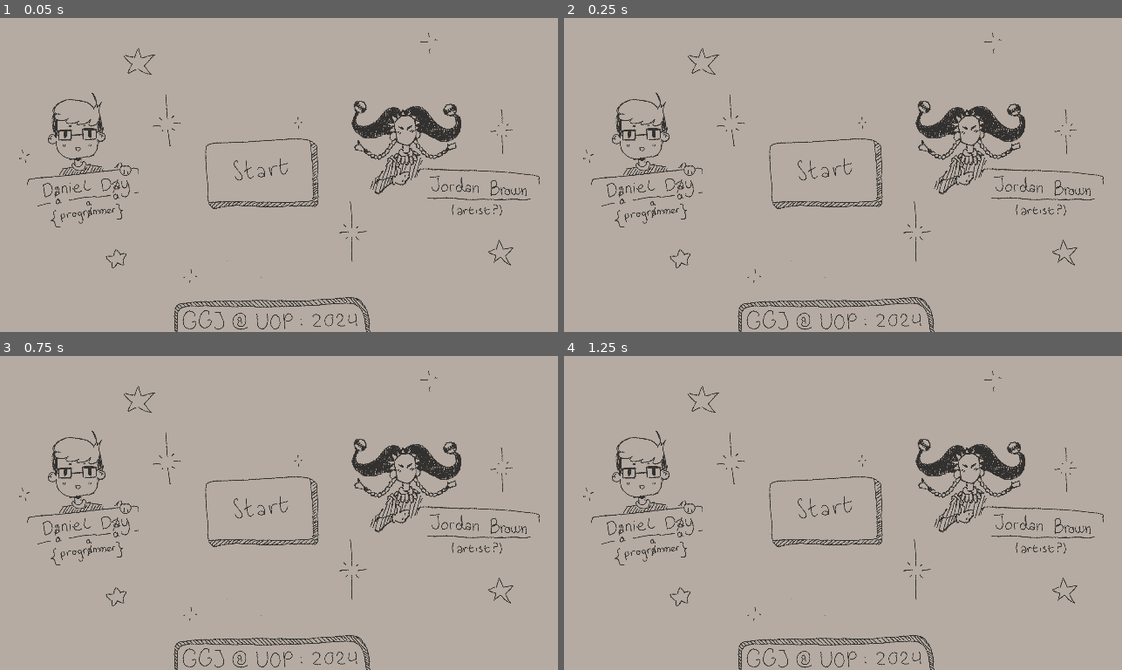
Above: before the commit, frames 1-4 (two rows, left to right).
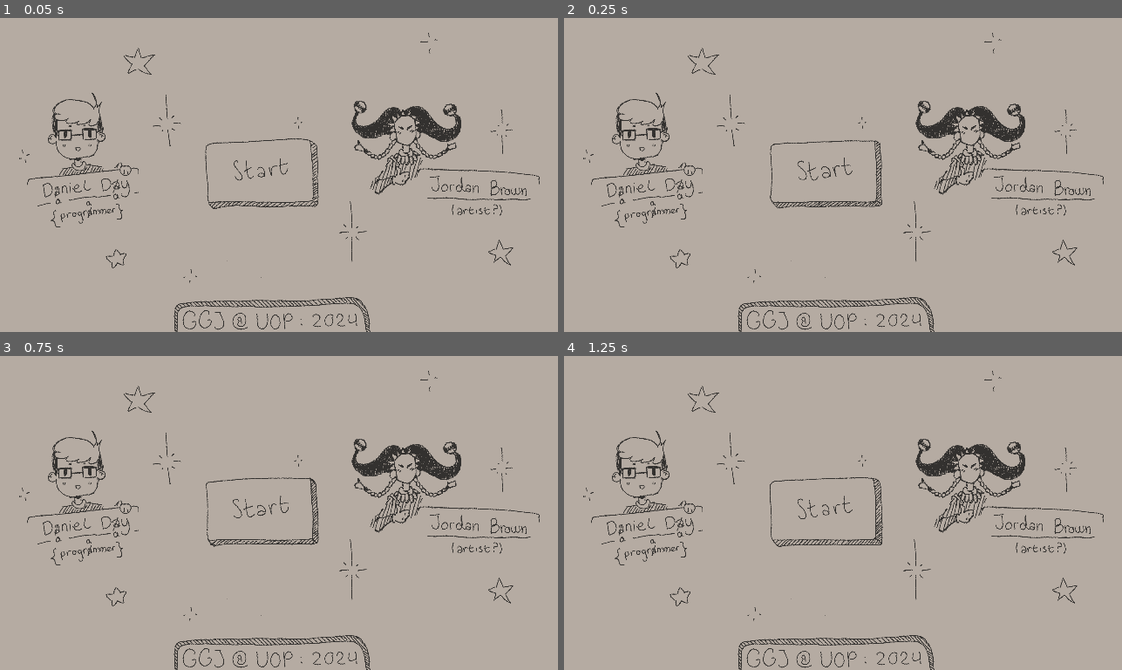
Above: after the commit, the same moments.

Repository: danielday-dev/UOP-GGJ-2024
Game: Godot game, scene res://Scenes/Menu.tscn
The game is run twice, just before and just after one commit, with the same random seed, the same clock (stepped at 60 frames per second) and the same inputs.
Inputs:
- Up to frame 1 (0.05 s): no input
- Up to frame 2 (0.25 s): no input
- Up to frame 3 (0.75 s): hold D (move_right) from 0.53 s (still down); hold U (attack1) from 0.53 s (still down)
- Up to frame 4 (1.25 s): keep holding D (move_right); keep holding U (attack1)

Frame 1 is identical in both runs. In frame 2, 0.8% of the frame differs, in the area x 36-58%, y 38-61%; in frame 3, 0.7%; in frame 4, 0.7%.

Commit message:
Added UI.

Diff:
--- a/Scenes/Menu.tscn
+++ b/Scenes/Menu.tscn
@@ -69,5 +69,6 @@
 z_as_relative = false
 position = Vector2(300, 200)
 sprite_frames = SubResource("SpriteFrames_8gmwp")
+autoplay = "default"
 
 [connection signal="pressed" from="MenuButton" to="MenuButton" method="_onPressed"]
--- a/Scenes/Stage1.tscn
+++ b/Scenes/Stage1.tscn
@@ -14,9 +14,83 @@
 [ext_resource type="Texture2D" uid="uid://d15lpgvf0jh4i" path="res://Resources/Stage/Stage4.png" id="8_g0il6"]
 [ext_resource type="Texture2D" uid="uid://cqnun2g1phpk3" path="res://Resources/Stage/Stage5Bottom.png" id="9_kwy48"]
 [ext_resource type="Texture2D" uid="uid://csp3txgtghwrj" path="res://Resources/Stage/Stage5Top.png" id="10_m8pxg"]
+[ext_resource type="Texture2D" uid="uid://dk7asgkg011pq" path="res://Resources/UI/UI-Movement.png" id="12_00emt"]
+[ext_resource type="Texture2D" uid="uid://5y24ji8hbnao" path="res://Resources/UI/UI-Other.png" id="13_qb67p"]
 
 [sub_resource type="WorldBoundaryShape2D" id="WorldBoundaryShape2D_1p385"]
 distance = -0.999969
+
+[sub_resource type="AtlasTexture" id="AtlasTexture_0ymr3"]
+atlas = ExtResource("12_00emt")
+region = Rect2(0, 0, 300, 306)
+
+[sub_resource type="AtlasTexture" id="AtlasTexture_kpfpq"]
+atlas = ExtResource("12_00emt")
+region = Rect2(300, 0, 300, 306)
+
+[sub_resource type="AtlasTexture" id="AtlasTexture_buthi"]
+atlas = ExtResource("12_00emt")
+region = Rect2(600, 0, 300, 306)
+
+[sub_resource type="AtlasTexture" id="AtlasTexture_47xgq"]
+atlas = ExtResource("12_00emt")
+region = Rect2(900, 0, 300, 306)
+
+[sub_resource type="SpriteFrames" id="SpriteFrames_ww0qf"]
+animations = [{
+"frames": [{
+"duration": 1.0,
+"texture": SubResource("AtlasTexture_0ymr3")
+}, {
+"duration": 1.0,
+"texture": SubResource("AtlasTexture_kpfpq")
+}, {
+"duration": 1.0,
+"texture": SubResource("AtlasTexture_buthi")
+}, {
+"duration": 1.0,
+"texture": SubResource("AtlasTexture_47xgq")
+}],
+"loop": true,
+"name": &"default",
+"speed": 5.0
+}]
+
+[sub_resource type="AtlasTexture" id="AtlasTexture_d5qjx"]
+atlas = ExtResource("13_qb67p")
+region = Rect2(0, 0, 552, 444)
+
+[sub_resource type="AtlasTexture" id="AtlasTexture_lcw6t"]
+atlas = ExtResource("13_qb67p")
+region = Rect2(552, 0, 552, 444)
+
+[sub_resource type="AtlasTexture" id="AtlasTexture_1s74s"]
+atlas = ExtResource("13_qb67p")
+region = Rect2(1104, 0, 552, 444)
+
+[sub_resource type="AtlasTexture" id="AtlasTexture_55kom"]
+atlas = ExtResource("13_qb67p")
+region = Rect2(1656, 0, 552, 444)
+
+[sub_resource type="SpriteFrames" id="SpriteFrames_c38vv"]
+animations = [{
+"frames": [{
+"duration": 1.0,
+"texture": SubResource("AtlasTexture_d5qjx")
+}, {
+"duration": 1.0,
+"texture": SubResource("AtlasTexture_lcw6t")
+}, {
+"duration": 1.0,
+"texture": SubResource("AtlasTexture_1s74s")
+}, {
+"duration": 1.0,
+"texture": SubResource("AtlasTexture_55kom")
+}],
+"loop": true,
+"name": &"default",
+"speed": 5.0
+}]
 
 [sub_resource type="RectangleShape2D" id="RectangleShape2D_61v6l"]
 size = Vector2(60, 60)
@@ -72,8 +146,13 @@
 script = ExtResource("1_rrbid")
 
 [node name="Player" parent="." instance=ExtResource("1_qlw6n")]
+z_as_relative = false
 position = Vector2(184, 288)
 floor_max_angle = 1.45211
+
+[node name="Slime" parent="." instance=ExtResource("5_6vdjg")]
+z_as_relative = false
+position = Vector2(489, 473)
 
 [node name="Environment" type="StaticBody2D" parent="."]
 
@@ -91,7 +170,7 @@
 [node name="Background" type="Sprite2D" parent="Environment" node_paths=PackedStringArray("followTarget")]
 z_index = -2
 texture_repeat = 2
-position = Vector2(-767, 0)
+position = Vector2(-849, 0)
 scale = Vector2(0.4, 0.4)
 texture = ExtResource("3_xynd4")
 centered = false
@@ -99,20 +178,32 @@
 region_rect = Rect2(0, 0, 10000, 696)
 script = ExtResource("4_5f4e1")
 followTarget = NodePath("../../Camera")
-followRate = 0.15
+followRate = 0.9
+
+[node name="UI_Movement" type="AnimatedSprite2D" parent="Environment"]
+position = Vector2(176.5, 124.5)
+scale = Vector2(0.25, 0.25)
+sprite_frames = SubResource("SpriteFrames_ww0qf")
+autoplay = "default"
+
+[node name="UI_Other" type="AnimatedSprite2D" parent="Environment"]
+position = Vector2(314.5, 136.5)
+scale = Vector2(0.25, 0.25)
+sprite_frames = SubResource("SpriteFrames_c38vv")
+autoplay = "default"
 
 [node name="BackgroundLower" type="Sprite2D" parent="Environment" node_paths=PackedStringArray("followTarget")]
 z_index = -2
 texture_repeat = 2
-position = Vector2(-545, 34)
+position = Vector2(-627, 35)
 scale = Vector2(0.35, 0.35)
 texture = ExtResource("5_gcknl")
 centered = false
 region_enabled = true
-region_rect = Rect2(0, 0, 10000, 696)
+region_rect = Rect2(0, 0, 10000, 680)
 script = ExtResource("4_5f4e1")
 followTarget = NodePath("../../Camera")
-followRate = 0.2
+followRate = 0.85
 
 [node name="Stage1" type="Node2D" parent="Environment"]
 
@@ -291,22 +382,18 @@
 
 [node name="Slime" parent="Encounter1/Wave1" instance=ExtResource("5_6vdjg")]
 position = Vector2(-60, 81)
-collision_layer = 0
 
 [node name="Slime2" parent="Encounter1/Wave1" instance=ExtResource("5_6vdjg")]
 position = Vector2(84, 63)
-collision_layer = 0
 
 [node name="Wave2" type="Node2D" parent="Encounter1"]
 position = Vector2(-4, -167)
 
 [node name="Slime" parent="Encounter1/Wave2" instance=ExtResource("5_6vdjg")]
 position = Vector2(-69, 40)
-collision_layer = 0
 
 [node name="Slime2" parent="Encounter1/Wave2" instance=ExtResource("5_6vdjg")]
 position = Vector2(100, 42)
-collision_layer = 0
 
 [node name="Encounter2" parent="." node_paths=PackedStringArray("graveyard") instance=ExtResource("5_uywg0")]
 position = Vector2(1060, 266)
@@ -337,6 +424,7 @@
 
 [node name="Graveyard" type="Node2D" parent="."]
 
+[connection signal="died" from="Slime" to="Encounter1" method="enemyHasDied"]
 [connection signal="timeout" from="Camera/GIANTORANGEARROW/ArrowTimer" to="Camera" method="_on_arrow_timer_timeout"]
 [connection signal="died" from="Encounter1/Wave1/Slime" to="Encounter1" method="enemyHasDied"]
 [connection signal="died" from="Encounter1/Wave1/Slime2" to="Encounter1" method="enemyHasDied"]
Binary file changed: Resources/Stage/Stage1.png
Binary file added: Resources/UI/UI-Movement.png
Not shown, changed: Resources/UI/UI-Movement.png.import
Binary file added: Resources/UI/UI-Other.png
Not shown, changed: Resources/UI/UI-Other.png.import
Not shown: 1 places in Scenes/Stage1.tscn that only renumber resources
